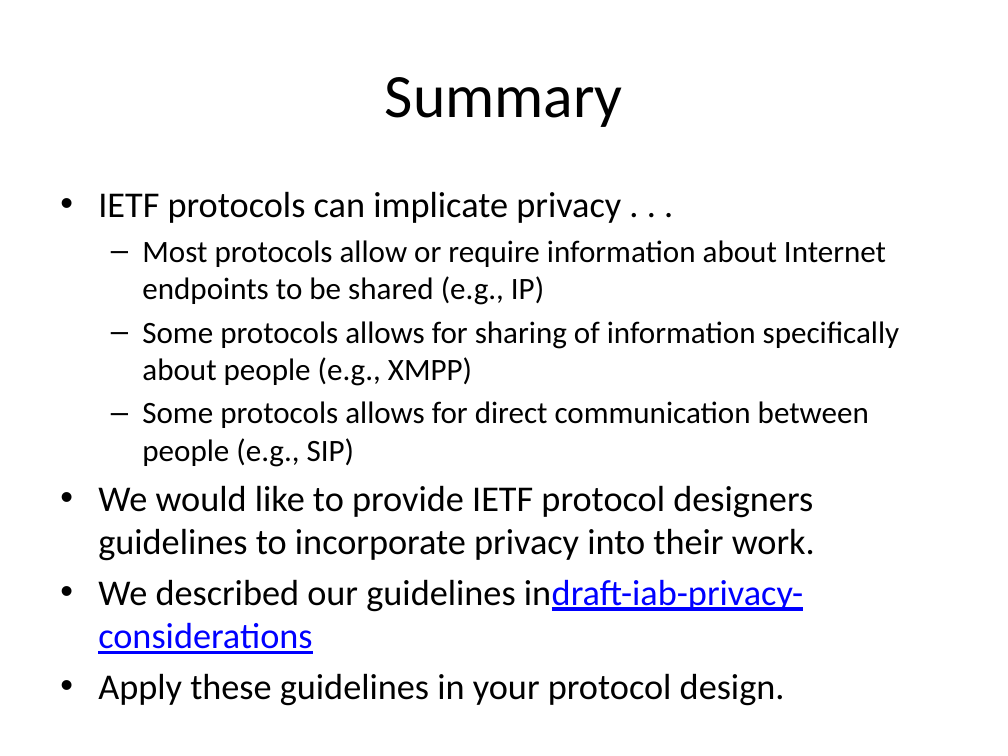
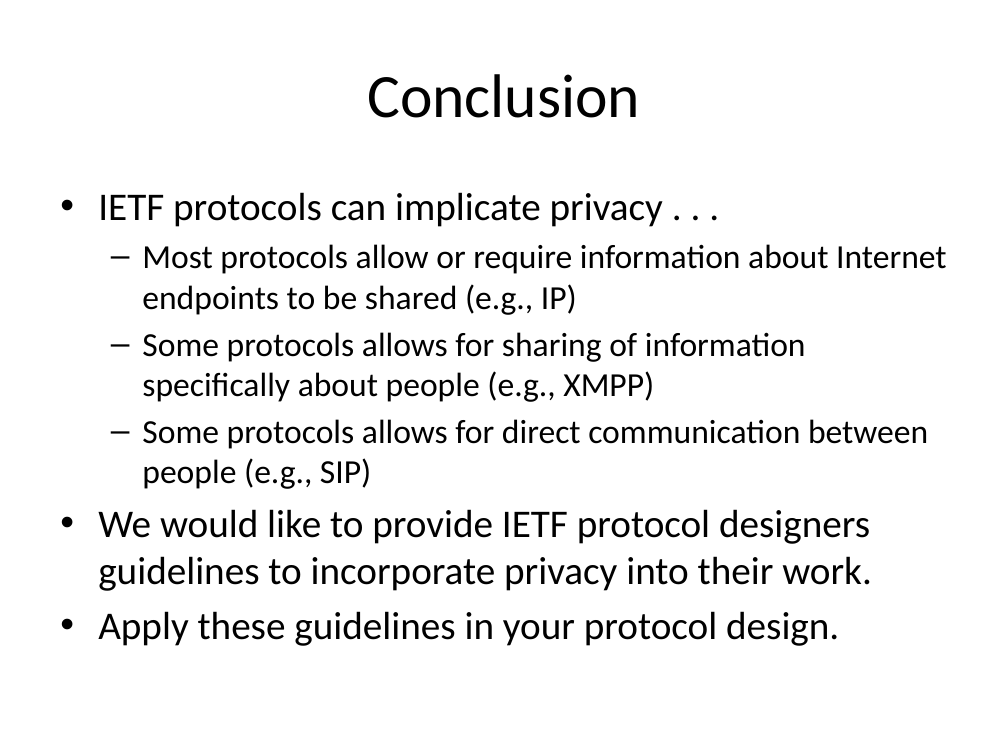
Before and after one commit to hannestschofenig/tschofenig-ids, a slide deck: slide 51 of PrivacyTutorial/iab-privacy-considerations.pptx (slide 66 before the commit). Drawn at 1008x756 pixels with LibreOffice and Linux fonts; fonts in the diff are those of the drawing. Boxes give left, top, right and bottom in pixels: in the first picture for what was removed or moved away, otherwise in the second. Text is boxed around its words. In the diff, an @@ line names an element or a change of style, - is before the commit and + after.

```diff
--- a/PrivacyTutorial/iab-privacy-considerations.pptx
+++ b/PrivacyTutorial/iab-privacy-considerations.pptx
@@ title at [367,74,640,118]: text changed @@
-Summary
+Conclusion
@@ text "IETF protocols can implicate privacy ..." at [98,192,947,646]: size 25.9 to 28 pt in "IETF protocols can implicate privacy . . ...", "We would like to provide IETF protocol ...", "Apply these guidelines in your protocol design."; size 22.2 to 24 pt in "Most protocols allow or require information about ...", "Some protocols allows for sharing of information ...", "Some protocols allows for direct communication between ..." @@
@@ text at [98,579,803,654]: paragraph removed @@
-• We described our guidelines indraft-iab-privacy-considerations
```
Also in this commit, not shown: 17 other slides changed, 3 slides added, 18 slides removed.
